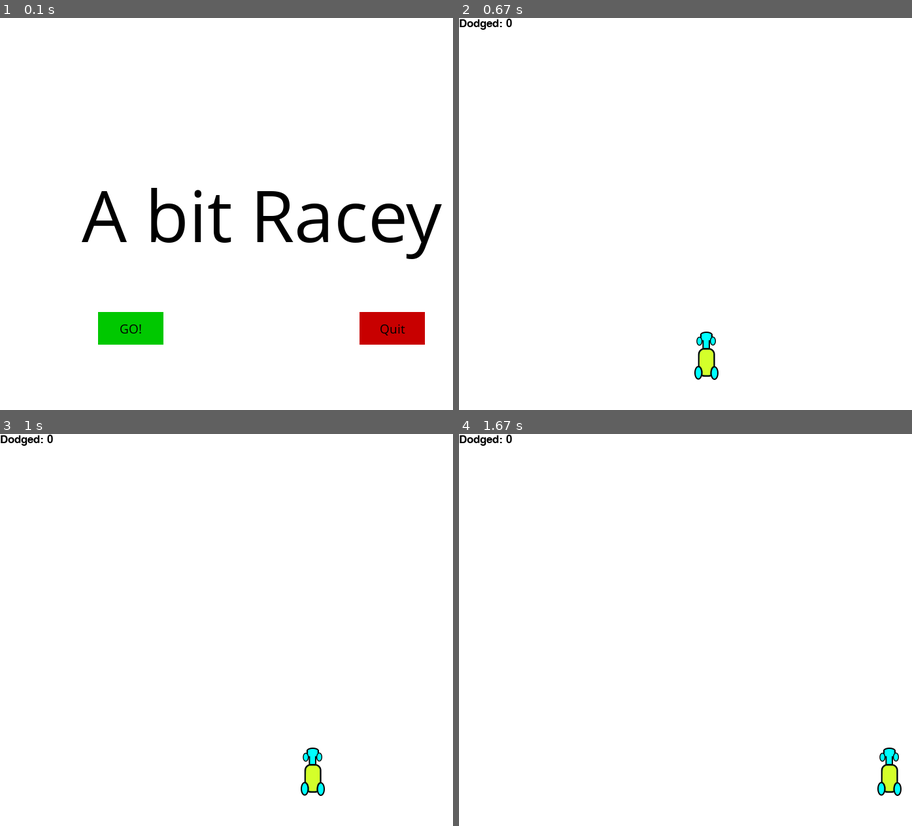
Above: before the commit, frames 1-4 (two rows, left to right).
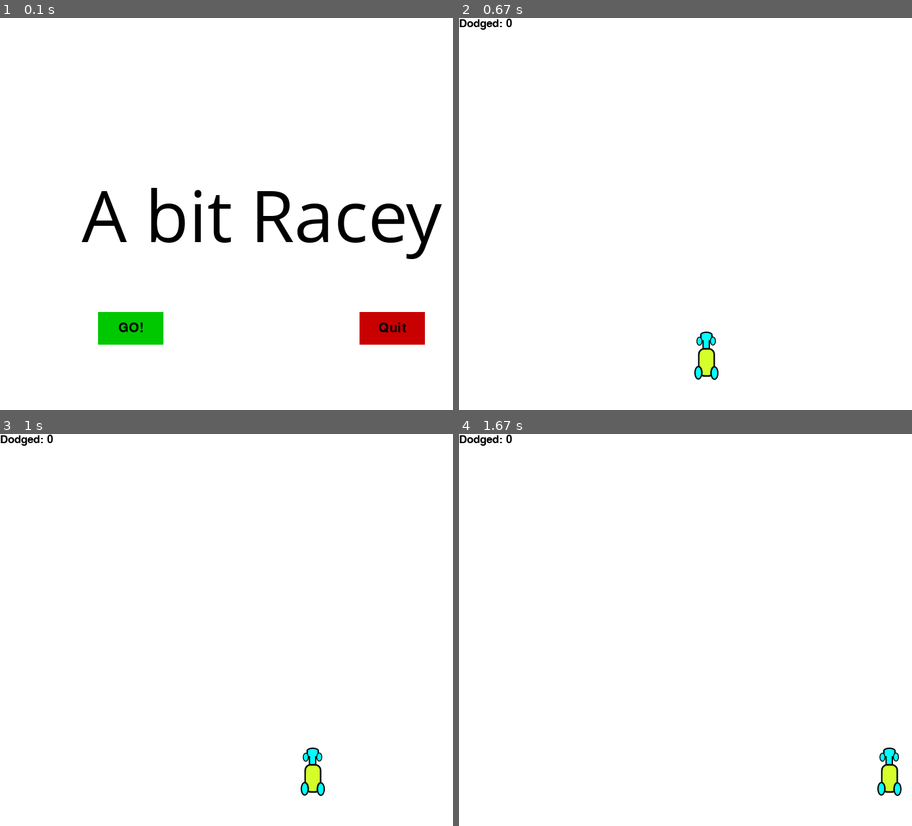
Above: after the commit, the same moments.

Repository: minecraft2048/Pygame-CAS
Game: pygame game, started from pygame_car_tutorial.py
Same seed, same stepped clock (60 frames per second), same inputs: the game is played once before the commit and once after it.
Inputs (mouse positions are in pixels of both pictures, inside the frame that each line leads up to):
- Up to frame 1 (0.1 s): no input
- Up to frame 2 (0.67 s): click "GO!" at 0.42 s
- Up to frame 3 (1 s): hold Right from 0.67 s (still down); move the mouse to (244, 645) at 0.7 s
- Up to frame 4 (1.67 s): release Right at 1.13 s; hold Right 1.17-1.63 s

The runs differ from the first frame. In frame 1, 0.2% of the frame differs, in the area x 26-90%, y 77-81%; in frame 2, nothing differs; in frame 3, nothing differs; in frame 4, nothing differs.

Commit message:
Add assets and codes

Diff:
--- a/init.py
+++ b/init.py
@@ -31,6 +31,16 @@
 
 chosenplayer = 'asdf'
 
+
+def clamp(n, minn, maxn):
+    '''Keep values in between values
+        Arguments:
+        n: Value
+        minn: Minimum value
+        maxn: Maximum value
+    '''
+    return max(min(maxn, n), minn)
+
 #load balance sheet
 
 balance_sheet = file_io.load_balance('balance_sheet.csv')
@@ -50,12 +60,12 @@
 
 #main loop
 
-#while True:
-#    money,pollution,trash = kernel.simulate(UIDlist,building_list,balance_sheet,money,pollution,trash)
-#    print('Money is: '+str(money))
-#    print('Pollution is: '+ str(pollution))
-#    print('Trash is: '+ str(trash))
-#    if money <= 0 or pollution >= 100 or trash >= 100:
-#        print("Game over")
-#        break
-#    time.sleep(0.1)
+while True:
+    money,pollution,trash = kernel.simulate(UIDlist,building_list,balance_sheet,money,pollution,trash)
+    print('Money is: '+str(money))
+    print('Pollution is: '+ str(pollution))
+    print('Trash is: '+ str(trash))
+    if money <= 0 or pollution >= 100 or trash >= 100:
+        print("Game over")
+        break
+    time.sleep(0.1)
--- /dev/null
+++ b/pygame-threading.py
@@ -0,0 +1,24 @@
+import multiprocessing
+import time
+import sys
+import queue
+
+q = queue.Queue()
+q.put('test')
+
+
+def daemon(out_q):
+    while True:
+        out_q.put('hi')
+        print(out_q.get())
+        time.sleep(2)
+
+
+
+d = multiprocessing.Process(name='daemon', target=daemon, args=(q,))
+d.daemon = True
+d.start()
+
+while True:
+    print(q.get())
+    time.sleep(1)
--- a/pygame_car_tutorial.py
+++ b/pygame_car_tutorial.py
@@ -64,7 +64,7 @@
     else:
         pygame.draw.rect(gameDisplay, ic,(x,y,w,h))
 
-    smallText = pygame.font.SysFont("comicsansms",20)
+    smallText = pygame.font.Font("freesansbold.ttf",20)
     textSurf, textRect = text_objects(msg, smallText)
     textRect.center = ( (x+(w/2)), (y+(h/2)) )
     gameDisplay.blit(textSurf, textRect)
--- a/pygame_ui_test.py
+++ b/pygame_ui_test.py
@@ -2,10 +2,32 @@
 import time
 import random
 
+import csv
+import time
+import kernel
+import file_io
+import pygame
+import threading
+
+from pygame.locals import *
+
+
 pygame.init()
 
 display_width = 800 #Window size
 display_height = 600
+#define simulation variables
+
+balance_sheet={}
+player_list={}
+building_list={}
+UIDlist = []
+money=0
+pollution=0
+trash=0
+init = 0
+asdf = 0
+chosenplayer = 'asdf'
 
 black = (0,0,0) #Color definition, maps color name to RGB tuple
 white = (255,255,255)
@@ -15,7 +37,7 @@
 bright_green = (0,255,0)
 
 gameDisplay = pygame.display.set_mode((display_width,display_height)) #initialize screen
-pygame.display.set_caption('A bit Racey') #Program name
+pygame.display.set_caption('Hello game') #Program name
 clock = pygame.time.Clock()
 
 def clamp(n, minn, maxn):
@@ -37,34 +59,41 @@
     TextRect.center = ((display_width/2),(display_height/2))
     gameDisplay.blit(TextSurf, TextRect)
 
-def button(msg,x,y,w,h,ic,ac,font='comicsansms',action=None):
-    ''' Makes button in the screen and draw it
-        Arguments:
-        msg: Text for the button
-        x: X coordinate in pixels
-        y: Y coordinate in pixels
-        w: Button width in pixels
-        h: Button height in pixels
-        ic: The button inital color
-        ac: Button color on hover
-        font: Text font
-        action: Function name without ()
-    '''
-    mouse = pygame.mouse.get_pos()
-    click = pygame.mouse.get_pressed()
-    print(click)
-    if x+w > mouse[0] > x and y+h > mouse[1] > y:
-        pygame.draw.rect(gameDisplay, ac,(x,y,w,h))
+def text_write(msg,x,y):
+    # initialize font; must be called after 'pygame.init()' to avoid 'Font not Initialized' error
+    myfont = pygame.font.Font("freesansbold.ttf", 15)
+    # render text
+    label = myfont.render("Some text!", 1, (0,0,0))
+    gameDisplay.blit(label, (x, y))
+
+def button(msg,x,y,w,h,ic,ac,action=None):
+        ''' Makes button in the screen and draw it
+            Arguments:
+            msg: Text for the button
+            x: X coordinate in pixels
+            y: Y coordinate in pixels
+            w: Button width in pixels
+            h: Button height in pixels
+            ic: The button inital color
+            ac: Button color on hover
+            font: Text font
+            action: Function name without ()
+        '''
+        mouse = pygame.mouse.get_pos()
+        click = pygame.mouse.get_pressed()
+        print(click)
+        if x+w > mouse[0] > x and y+h > mouse[1] > y:
+            pygame.draw.rect(gameDisplay, ac,(x,y,w,h))
 
         if click[0] == 1 and action != None:
             action()
-    else:
-        pygame.draw.rect(gameDisplay, ic,(x,y,w,h))
-
-    smallText = pygame.font.SysFont(font,20)
-    textSurf, textRect = text_objects(msg, smallText)
-    textRect.center = ( (x+(w/2)), (y+(h/2)) )
-    gameDisplay.blit(textSurf, textRect)
+        else:
+                pygame.draw.rect(gameDisplay, ic,(x,y,w,h))
+
+        smallText = pygame.font.Font("freesansbold.ttf",20)
+        textSurf, textRect = text_objects(msg, smallText)
+        textRect.center = ( (x+(w/2)), (y+(h/2)) )
+        gameDisplay.blit(textSurf, textRect)
 
 def bar(x,y,w,h,color_init,color_border,color_bg=white,border_thickness=1,percent=100,msg=None):
     ''' Creates bar like loading bar
@@ -108,7 +137,42 @@
     percent = value/max_value*100
     bar(x, y, w, h, color_init, color_border, color_bg, border_thickness, percent, msg)
 
+#load balance sheet
+
+balance_sheet = file_io.load_balance('balance_sheet.csv')
+player = file_io.load(chosenplayer)
+print (player)
+init = player[0]
+building_list = player[1]
+UIDlist = player[2]
+money,pollution,trash = init
+#print(init)
+print(building_list)
+print(UIDlist)
+
+
 def main_loop():
+    balance_sheet={}
+    player_list={}
+    building_list={}
+    UIDlist = []
+    money=0
+    pollution=0
+    trash=0
+    init = 0
+    asdf = 0
+    chosenplayer = 'asdf'
+
+    balance_sheet = file_io.load_balance('balance_sheet.csv')
+    player = file_io.load(chosenplayer)
+    print (player)
+    init = player[0]
+    building_list = player[1]
+    UIDlist = player[2]
+    money,pollution,trash = init
+    #print(init)
+    print(building_list)
+    print(UIDlist)
     frame = 0
     crashed = False
     gameDisplay.fill(white)
@@ -119,12 +183,19 @@
                 crashed = True
             #print(event)
 
-        frame +=1
-        secondframe = int(frame/20)
+        value_bar(150,200,100,20,money,800,green,black,white,border_thickness=1)
+        frame = frame + 1
+        if frame == 60: #Clock divider because threading is hard
+            money,pollution,trash = kernel.simulate(UIDlist,building_list,balance_sheet,money,pollution,trash)
+            #print('Money is: '+str(money))
+            #print('Pollution is: '+ str(pollution)).
+            #print('Trash is: '+ str(trash))
+            frame = 0
         #print(secondframe)
-        pygame.draw.rect(gameDisplay,red,(150,450,100,20),1)
 #        bar(150, 200, 100, 20, green,black,white,3, frame,'100/100')
-        value_bar(150,200,100,20,frame,200,green,black,white,border_thickness=1)
+        print(frame)
+        text_write('Hello World!',200,200)
+        button("Quit",550,450,100,50,red,bright_red,print('test'))
         pygame.display.update()
         clock.tick(60)
 
--- a/resources_bar.py
+++ b/resources_bar.py
@@ -0,0 +1,3 @@
+import pygame
+import time
+import random
Binary file added: UI Design/build-and-upgrade-button.png
Binary file added: UI Design/build.png
Binary file added: UI Design/buildings-car-factory.png
Binary file added: UI Design/buildings-car_dealer.png
Binary file added: UI Design/buildings-convenince_store.png
Binary file added: UI Design/buildings-eco_park.png
Binary file added: UI Design/buildings-house.png
Binary file added: UI Design/buildings-office_building.png
Binary file added: UI Design/buildings-power-plant.png
Binary file added: UI Design/buildings-sanctuary.png
Binary file added: UI Design/buildings-school.png
Binary file added: UI Design/buildings-supermarket.png
(and 15 more such lines)
